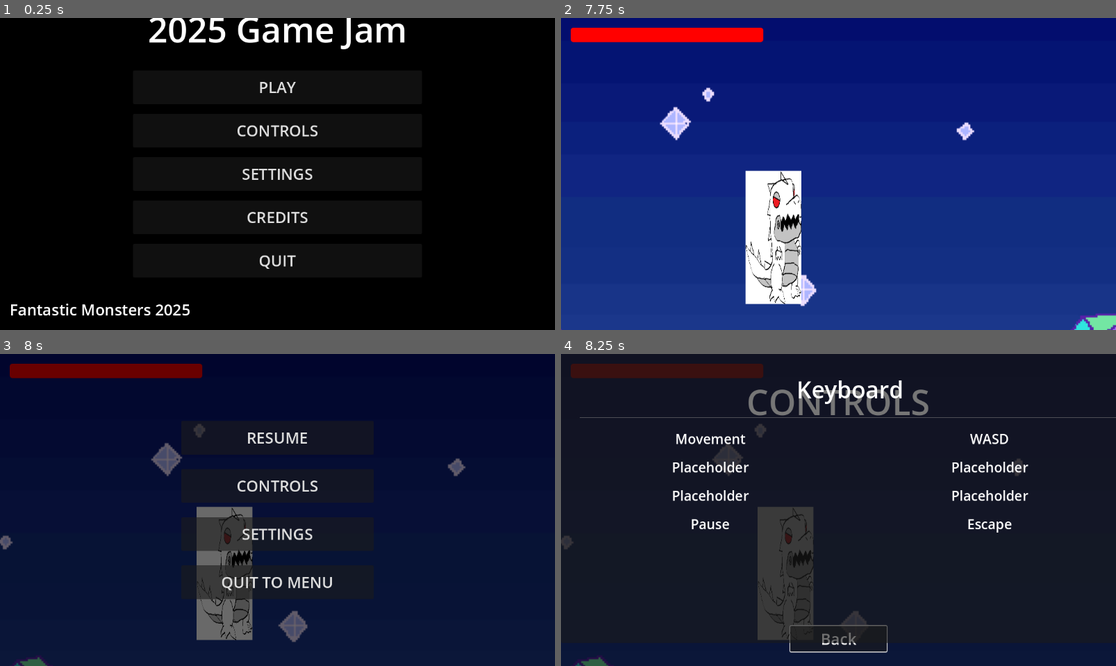
Above: before the commit, frames 1-4 (two rows, left to right).
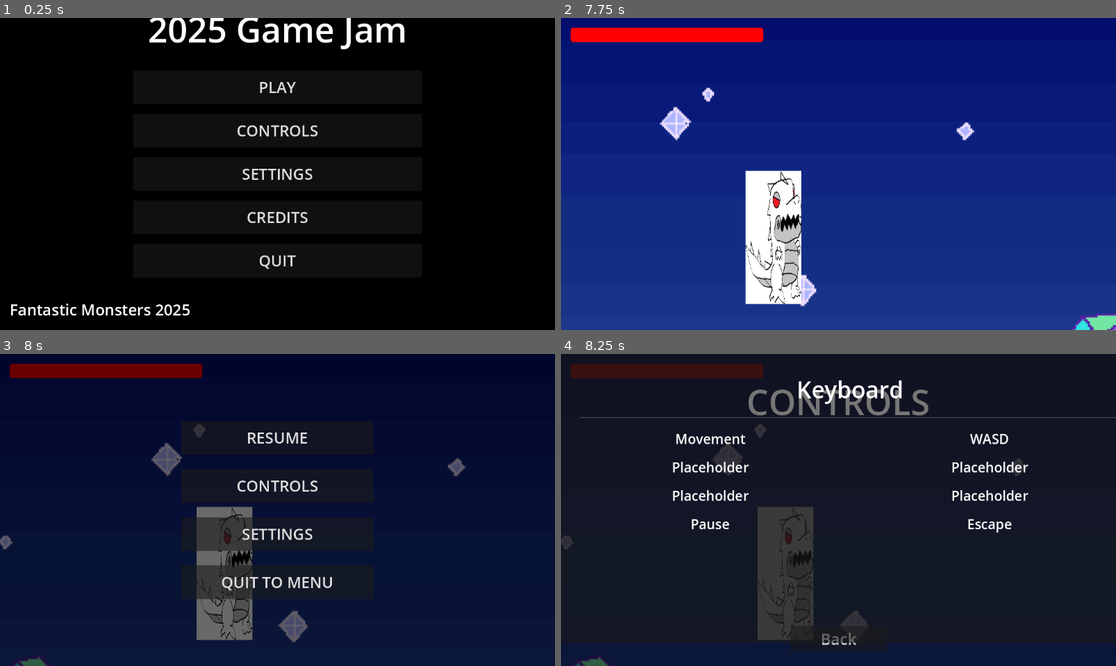
Above: after the commit, the same moments.

Repository: RandomlyZay/2025-game-jam
Game: Godot game, scene res://ui/menus/main_menu/main_menu.tscn
Same seed, same stepped clock (60 frames per second), same inputs: the game is played once before the commit and once after it.
Inputs (mouse positions are in pixels of both pictures, inside the frame that each line leads up to):
- Up to frame 1 (0.25 s): no input
- Up to frame 2 (7.75 s): click "CONTROLS" at 0.5 s; click "Back" at 1.25 s; click "SETTINGS" at 2 s; click "BACK" at 2.75 s; click "PLAY" at 3.5 s; tap Enter (ui_accept) at 4.25, 4.52, 5.27, 6.77, 7.52 s; move the mouse to (960, 158) at 4.27 s; hold D (move_right) 4.28-5.03 s; tap Space (dash) every 0.75 s from 4.35 to 7.35 s; click (960, 158) at 4.42 s; move the mouse to (727, 189) at 5.02 s; hold S (move_down) 5.03-5.78 s; move the mouse to (894, 105) at 5.77 s; hold D (move_right) 5.78-6.53 s; move the mouse to (810, 236) at 6.52 s; hold W (move_up) 6.53-7.28 s; click (810, 236) at 6.67 s; move the mouse to (1005, 220) at 7.27 s; hold A (move_left) from 7.28 s (still down)
- Up to frame 3 (8 s): keep holding A (move_left); tap Escape (ui_cancel) at 7.9 s
- Up to frame 4 (8.25 s): release A (move_left) at 8 s; click "CONTROLS" at 8 s

Frames 1-3 are identical in both runs. In frame 4, 0.2% of the frame differs, in the area x 41-59%, y 86-96%.

Commit message:
Pause Menu Fix

Diff:
--- a/project.godot
+++ b/project.godot
@@ -33,13 +33,13 @@
 "events": [Object(InputEventKey,"resource_local_to_scene":false,"resource_name":"","device":0,"window_id":0,"alt_presse …(194 unchanged characters)…
 , Object(InputEventKey,"resource_local_to_scene":false,"resource_name":"","device":0,"window_id":0,"alt_pressed":false, …(185 unchanged characters)…
 , Object(InputEventKey,"resource_local_to_scene":false,"resource_name":"","device":0,"window_id":0,"alt_pressed":false, …(181 unchanged characters)…
-, Object(InputEventJoypadButton,"resource_local_to_scene":false,"resource_name":"","device":-1,"button_index":6,"pressure":0.0,"pressed":true,"script":null)
+, Object(InputEventJoypadButton,"resource_local_to_scene":false,"resource_name":"","device":-1,"button_index":0,"pressure":0.0,"pressed":true,"script":null)
 ]
 }
 ui_cancel={
 "deadzone": 0.5,
 "events": [Object(InputEventKey,"resource_local_to_scene":false,"resource_name":"","device":0,"window_id":0,"alt_presse …(194 unchanged characters)…
-, Object(InputEventJoypadButton,"resource_local_to_scene":false,"resource_name":"","device":-1,"button_index":1,"pressure":0.0,"pressed":true,"script":null)
+, Object(InputEventJoypadButton,"resource_local_to_scene":false,"resource_name":"","device":-1,"button_index":6,"pressure":0.0,"pressed":true,"script":null)
 ]
 }
 move_up={
--- a/stages/level1/level1.tscn
+++ b/stages/level1/level1.tscn
@@ -59,7 +59,7 @@
 
 [node name="BottomWall" type="CollisionPolygon2D" parent="AspectRatioContainer/SubViewportContainer/SubViewport/GameWorld/LevelBounds"]
 build_mode = 1
-polygon = PackedVector2Array(0, 1440, 1280, 1440)
+polygon = PackedVector2Array(0, 1440, 2560, 1440)
 
 [node name="GameCamera" type="Camera2D" parent="AspectRatioContainer/SubViewportContainer/SubViewport/GameWorld"]
 position = Vector2(640, 360)
--- a/ui/menus/gameplay/pause_menu/controls_menu/controls_menu.gd
+++ b/ui/menus/gameplay/pause_menu/controls_menu/controls_menu.gd
@@ -1,4 +1,6 @@
 extends Control
+
+signal back_pressed
 
 @onready var back_button: Button = $BackButton
 @onready var keyboard_controls: VBoxContainer = $ControlsContainer/MarginContainer/HBoxContainer/KeyboardControls
@@ -8,13 +10,16 @@
 func _ready() -> void:
 	back_button.pressed.connect(_on_back_pressed)
 	back_button.focus_mode = Control.FOCUS_ALL
-	back_button.grab_focus()
 
 	InputManager.input_mode_changed.connect(_on_input_mode_changed)
 	_on_input_mode_changed(InputManager.get_current_mode())
 
 	process_mode = Node.PROCESS_MODE_ALWAYS
 	set_process_input(true)
+
+func grab_initial_focus() -> void:
+	if InputManager.get_current_mode() == "controller":
+		back_button.grab_focus()
 
 func _input(event: InputEvent) -> void:
 	if event.is_action_pressed("ui_cancel"):
@@ -25,6 +30,7 @@
 	var pause_menu = get_parent()
 	pause_menu.background.show()  # Show pause menu background
 	pause_menu.center_container.show()  # Show pause menu buttons
+	back_pressed.emit()
 
 func _on_input_mode_changed(mode: String) -> void:
 	# Update control visibility
@@ -33,5 +39,5 @@
 	v_separator.visible = false
 
 	# Handle focus
-	if mode == "controller":
+	if mode == "controller" and visible:
 		back_button.grab_focus()
--- a/ui/menus/gameplay/pause_menu/pause_menu.gd
+++ b/ui/menus/gameplay/pause_menu/pause_menu.gd
@@ -35,6 +35,17 @@
 	if hud:
 		tutorial_popup = hud.get_node_or_null("TutorialPopup")
 
+	# Enable focus for all buttons
+	resume_button.focus_mode = Control.FOCUS_ALL
+	settings_button.focus_mode = Control.FOCUS_ALL
+	controls_button.focus_mode = Control.FOCUS_ALL
+	quit_button.focus_mode = Control.FOCUS_ALL
+
+	# Connect to input mode changes
+	InputManager.input_mode_changed.connect(_on_input_mode_changed)
+
+	setup_focus()
+
 func setup_focus() -> void:
 	# Setup focus neighbors
 	resume_button.focus_neighbor_top = resume_button.get_path_to(quit_button)
@@ -68,6 +79,7 @@
 	if not controls_menu_instance:
 		controls_menu_instance = controls_menu_scene.instantiate()
 		add_child(controls_menu_instance)
+		controls_menu_instance.back_pressed.connect(_on_submenu_back_pressed.bind("controls"))
 
 	# Hide pause menu elements
 	background.hide()
@@ -75,12 +87,15 @@
 
 	# Show controls menu
 	controls_menu_instance.show()
+	if InputManager.get_current_mode() == "controller":
+		controls_menu_instance.grab_initial_focus()
 
 func _on_settings_pressed() -> void:
 	# Create settings menu if it doesn't exist
 	if not settings_menu_instance:
 		settings_menu_instance = settings_menu_scene.instantiate()
 		add_child(settings_menu_instance)
+		settings_menu_instance.back_pressed.connect(_on_submenu_back_pressed.bind("settings"))
 
 	# Hide pause menu elements
 	background.hide()
@@ -88,6 +103,19 @@
 
 	# Show settings menu
 	settings_menu_instance.show()
+	if InputManager.get_current_mode() == "controller":
+		settings_menu_instance.grab_initial_focus()
+
+func _on_submenu_back_pressed(menu_type: String) -> void:
+	background.show()
+	center_container.show()
+
+	if InputManager.get_current_mode() == "controller":
+		match menu_type:
+			"controls":
+				controls_button.grab_focus()
+			"settings":
+				settings_button.grab_focus()
 
 func _on_quit_pressed() -> void:
 	# Stop all audio before quitting
@@ -96,8 +124,13 @@
 	get_tree().change_scene_to_file("res://ui/menus/main_menu/main_menu.tscn")
 
 func _on_input_mode_changed(mode: String) -> void:
-	if mode == "controller" and visible:
-		resume_button.grab_focus()
+	if mode == "controller":
+		if visible and center_container.visible:
+			resume_button.grab_focus()
+		elif settings_menu_instance and settings_menu_instance.visible:
+			settings_menu_instance.grab_initial_focus()
+		elif controls_menu_instance and controls_menu_instance.visible:
+			controls_menu_instance.grab_initial_focus()
 
 func _unhandled_input(event: InputEvent) -> void:
 	if event.is_action_pressed("ui_cancel") and visible:
--- a/ui/menus/gameplay/pause_menu/settings_menu/settings_menu.gd
+++ b/ui/menus/gameplay/pause_menu/settings_menu/settings_menu.gd
@@ -1,4 +1,6 @@
 extends Control
+
+signal back_pressed
 
 @onready var fullscreen_check: CheckBox = $VBoxContainer/FullscreenCheck
 @onready var music_slider: HSlider = $VBoxContainer/MusicSlider
@@ -12,11 +14,13 @@
 	InputManager.input_mode_changed.connect(_on_input_mode_changed)
 	_on_input_mode_changed(InputManager.get_current_mode())
 
+	# Enable focus for sliders and checkbox
+	music_slider.focus_mode = Control.FOCUS_ALL
+	sfx_slider.focus_mode = Control.FOCUS_ALL
+	fullscreen_check.focus_mode = Control.FOCUS_ALL
+	back_button.focus_mode = Control.FOCUS_ALL
+
 	setup_focus()
-
-	# Set up initial focus for controller support
-	back_button.focus_mode = Control.FOCUS_ALL
-	back_button.grab_focus()
 
 	# Handle UI cancel action
 	process_mode = Node.PROCESS_MODE_ALWAYS
@@ -39,17 +43,29 @@
 func setup_focus() -> void:
 	# Setup focus neighbors
 	fullscreen_check.focus_neighbor_top = fullscreen_check.get_path_to(back_button)
-	fullscreen_check.focus_neighbor_bottom = fullscreen_check.get_path_to(back_button)
+	fullscreen_check.focus_neighbor_bottom = fullscreen_check.get_path_to(music_slider)
 
-	back_button.focus_neighbor_top = back_button.get_path_to(fullscreen_check)
+	music_slider.focus_neighbor_top = music_slider.get_path_to(fullscreen_check)
+	music_slider.focus_neighbor_bottom = music_slider.get_path_to(sfx_slider)
+
+	sfx_slider.focus_neighbor_top = sfx_slider.get_path_to(music_slider)
+	sfx_slider.focus_neighbor_bottom = sfx_slider.get_path_to(back_button)
+
+	back_button.focus_neighbor_top = back_button.get_path_to(sfx_slider)
 	back_button.focus_neighbor_bottom = back_button.get_path_to(fullscreen_check)
 
 	# Setup focus next/previous
-	fullscreen_check.focus_next = fullscreen_check.get_path_to(back_button)
+	fullscreen_check.focus_next = fullscreen_check.get_path_to(music_slider)
 	fullscreen_check.focus_previous = fullscreen_check.get_path_to(back_button)
 
+	music_slider.focus_next = music_slider.get_path_to(sfx_slider)
+	music_slider.focus_previous = music_slider.get_path_to(fullscreen_check)
+
+	sfx_slider.focus_next = sfx_slider.get_path_to(back_button)
+	sfx_slider.focus_previous = sfx_slider.get_path_to(music_slider)
+
 	back_button.focus_next = back_button.get_path_to(fullscreen_check)
-	back_button.focus_previous = back_button.get_path_to(fullscreen_check)
+	back_button.focus_previous = back_button.get_path_to(sfx_slider)
 
 func _on_fullscreen_toggled(button_pressed: bool) -> void:
 	SettingsManager.set_fullscreen(button_pressed)
@@ -59,9 +75,14 @@
 	var pause_menu = get_parent()
 	pause_menu.background.show()  # Show pause menu background
 	pause_menu.center_container.show()  # Show pause menu buttons
+	back_pressed.emit()
+
+func grab_initial_focus() -> void:
+	if InputManager.get_current_mode() == "controller":
+		back_button.grab_focus()
 
 func _on_input_mode_changed(mode: String) -> void:
-	if mode == "controller":
+	if mode == "controller" and visible:
 		fullscreen_check.grab_focus()
 
 func _on_music_volume_changed(value: float) -> void:
